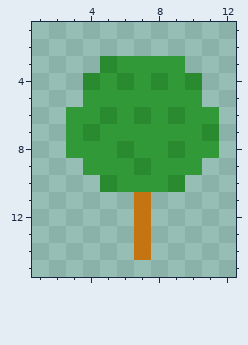
Pixel-art sprite: core/assets/variation/Tree04.png. That is the earlier state.
The file is 16x16 pixels. Colours within 5 levels of each other are drawn and written as one. Shown: x 1..12, y 1..15.
After the commit:
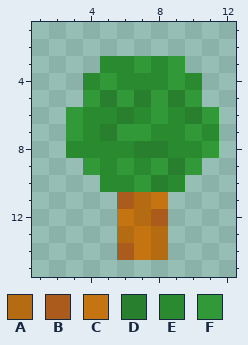
Palette (. is transparent): A #b46b11  B #ab5c1c  C #c47411  D #287f2d  E #2a8a30  F #319938
Change:
There is now colour A in row 13 at x 6 and 8; in row 14 at x 8.
The edit turns colour C into colour A in rows 11 to 12 at x 7.
There is now colour B in row 11 at x 6; in row 12 at x 8; in row 14 at x 6.
There is now colour C in row 11 at x 8; in row 12 at x 6.
The edit turns colour F into colour D in row 5 at x 5, 7 and 9; in row 6 at x 6 and 10; in row 7 at x 5; in row 8 at x 7 to 8; in row 9 at x 9; in row 10 at x 8.
The edit turns colour F into colour E in row 3 at x 6 and 8; in row 4 at x 7; in row 6 at x 4; in row 7 at x 8 to 9; in row 8 at x 3 to 5 and 10; in row 9 at x 5.
The edit turns colour F into colour E in row 10 at x 6.
Changed places in both pictures, as pixel boxes (x1, y1, x2, y2):
changed: (66, 56, 202, 260)
